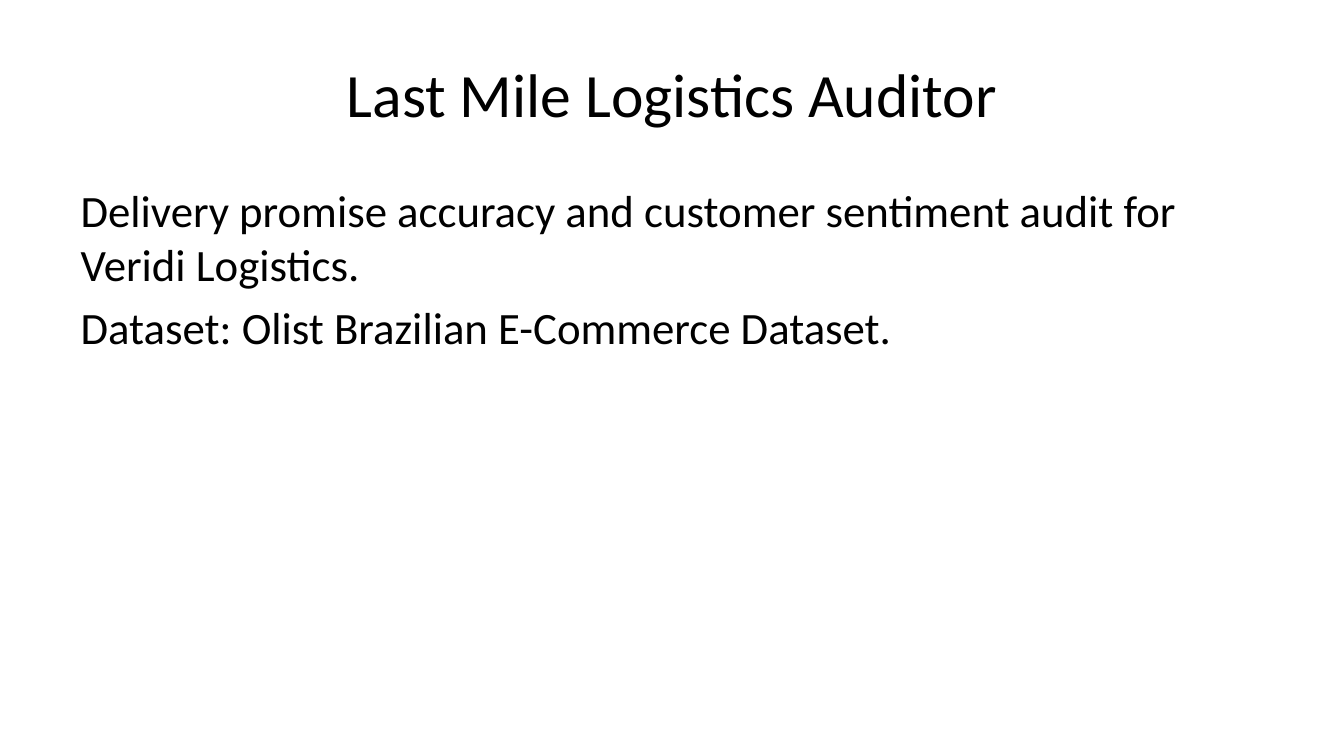
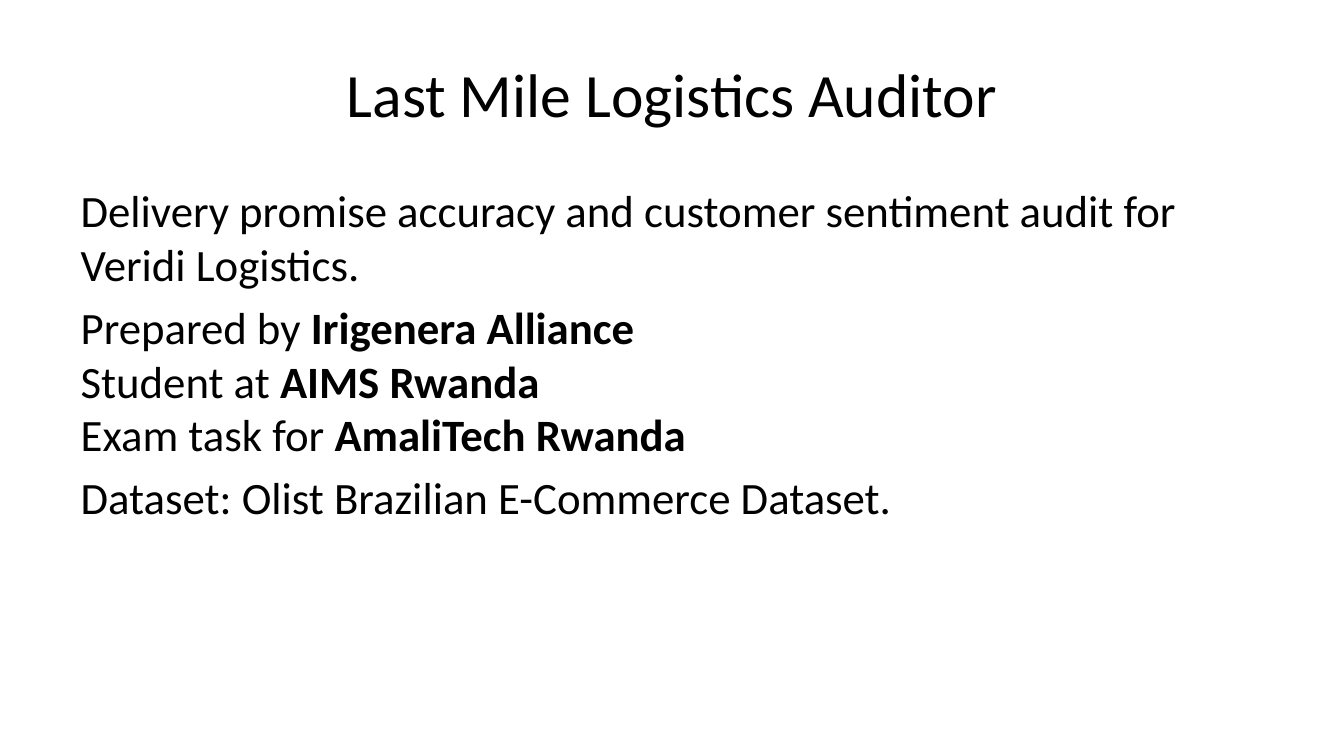
Before and after one commit to Alliance2k2/amalitech, a slide deck: slide 2 of presentation/last_mile_logistics_auditor_presentation.pptx. Drawn at 1344x756 pixels with LibreOffice and Linux fonts; fonts in the diff are those of the drawing. Boxes give left, top, right and bottom in pixels: in the first picture for what was removed or moved away, otherwise in the second. Text is boxed around its words. In the diff, an @@ line names an element or a change of style, - is before the commit and + after.

```diff
--- a/presentation/last_mile_logistics_auditor_presentation.pptx
+++ b/presentation/last_mile_logistics_auditor_presentation.pptx
@@ text at (81, 312, 686, 452): paragraph added @@
+Prepared by Irigenera Alliance
+Student at AIMS Rwanda
+Exam task for AmaliTech Rwanda
```
Also in this commit, not shown: 1 other slide changed, 3 other files.
